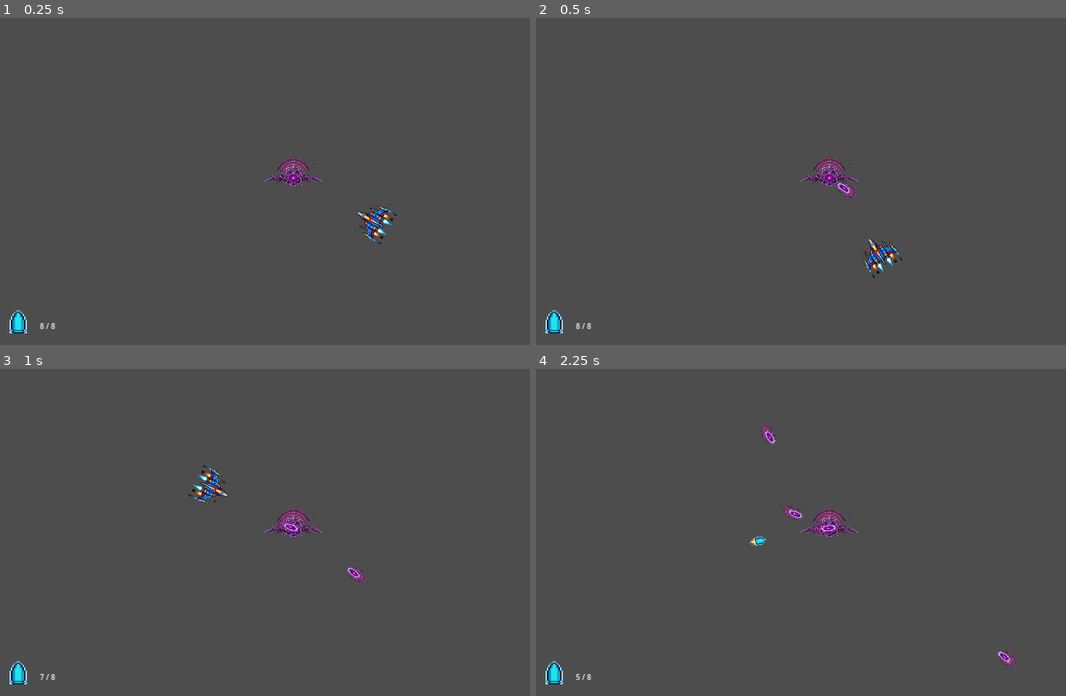
Above: before the commit, frames 1-4 (two rows, left to right).
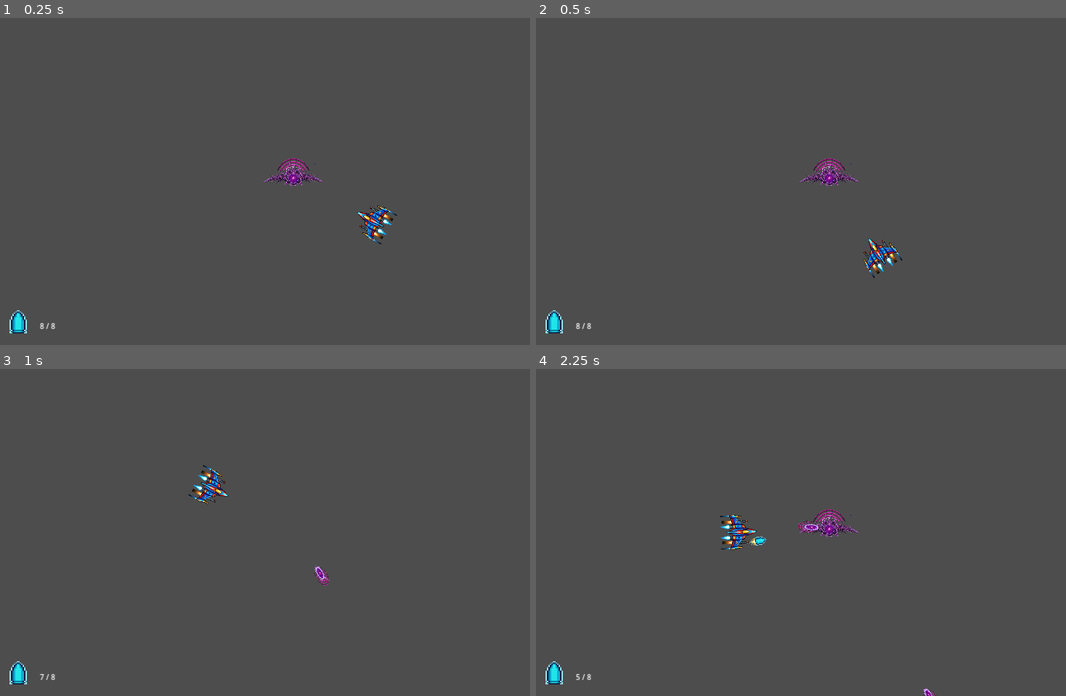
Above: after the commit, the same moments.

Repository: JetJet-13/new_Orbit
Game: Godot game, scene res://main.tscn
Same seed, same stepped clock (60 frames per second), same inputs: the game is played once before the commit and once after it.
Inputs (mouse positions are in pixels of both pictures, inside the frame that each line leads up to):
- Up to frame 1 (0.25 s): no input
- Up to frame 2 (0.5 s): no input
- Up to frame 3 (1 s): move the mouse to (418, 516) at 0.52 s; click (418, 516) at 0.67 s
- Up to frame 4 (2.25 s): move the mouse to (710, 548) at 1.27 s; click (710, 548) at 1.42 s; move the mouse to (885, 460) at 2.02 s; click (885, 460) at 2.17 s

Frame 1 is identical in both runs. In frame 2, less than 0.1% of the frame differs, in the area x 56-61%, y 50-55%; in frame 3, 0.5%; in frame 4, 0.8%, in the area x 34-91%, y 17-100%.

Commit message:
phase_2
added phase 2 sprite
added phase 2 bullets
added phase 2 increase fire rate
added phase 2 sprite change

Diff:
--- a/Enemy_Bullet.gd
+++ b/Enemy_Bullet.gd
@@ -7,6 +7,8 @@
 
 var is_enemy_bullet = true
 var can_be_destroyed_by_bullets = true
+
+@onready var sprite = get_node_or_null("Sprite2D")
 
 func _ready():
 	connect("area_entered", Callable(self, "_on_area_entered"))
@@ -34,3 +36,7 @@
 	# cancel bullets
 	queue_free()
 	area.queue_free()
+
+func set_bullet_texture(new_texture):
+	if sprite:
+		sprite.texture = new_texture
--- a/attack_component.gd
+++ b/attack_component.gd
@@ -5,8 +5,13 @@
 @onready var bullet_scene = preload("res://enemy_bullet.tscn")
 @export var player: Node2D
 
+var normal_bullet_texture = preload("res://Assets/Bullets/DarkBall.png")
+var phase2_bullet_texture = preload("res://Assets/Bullets/ColdIronShot.png")
+
+var current_bullet_texture
 
 func _ready():
+	current_bullet_texture = normal_bullet_texture
 	start_firing()
 
 
@@ -21,9 +26,13 @@
 		return
 
 	var bullet = bullet_scene.instantiate()
+
 	get_tree().current_scene.add_child(bullet)
+
+	bullet.set_bullet_texture(current_bullet_texture)
 
 	bullet.global_position = owner_node.global_position
 
 	var dir = (player.global_position - owner_node.global_position).normalized()
+
 	bullet.direction = dir
--- a/enemy_center.gd
+++ b/enemy_center.gd
@@ -1,17 +1,28 @@
 extends Node2D
 @onready var health = $HealthComponent
-@export var enemy_type := "basic"
+@onready var attack = $AttackComponent
+@onready var visuals = $VisualComponent
+
 @export var fire_rate := 0.4
 
+var phase_two_triggered := false
+
 func _ready():
-	match enemy_type:
-		"basic":
-			fire_rate = 0.5
-
-		"fast":
-			fire_rate = 0.3
 	health.died.connect(die)
 
 func die():
 	print("Enemy died")
 	queue_free()
+
+func _process(delta):
+	if not phase_two_triggered:
+		if health.current_health <= health.max_health / 2:
+			enter_phase_two()
+
+func enter_phase_two():
+	phase_two_triggered = true
+	print("PHASE 2")
+	# 🔥 faster attacks
+	attack.fire_rate = 0.2
+	visuals.set_phase_2()
+	attack.current_bullet_texture = attack.phase2_bullet_texture
--- a/main.gd
+++ b/main.gd
@@ -29,7 +29,7 @@
 func _on_enemy_died():
 	if game_over: return
 	level += 1
-	start_next_level()
+
 	#print("YOU WIN")
 
 func _on_ammo_changed(current, max_ammo):
@@ -39,26 +39,3 @@
 	else:
 		ammo_label.text = " %d / %d" % [current, max_ammo]
 		bullet_icon.visible = true
-
-func start_next_level():
-	var enemy = $EnemyCenter   # your correct node
-
-	# 🔥 reset health
-	var health = enemy.get_node("HealthComponent")
-	health.current_health = health.max_health
-	health.emit_signal("health_changed", health.current_health, health.max_health)
-
-	# 🔥 reset position
-	enemy.global_position = Vector2(500, 300)
-
-	# 🔥 change behavior
-	match level:
-		1:
-			enemy.enemy_type = "basic"
-		2:
-			enemy.enemy_type = "fast"
-
-	# 🔥 APPLY NEW TYPE (IMPORTANT)
-	enemy.apply_enemy_type()
-
-	print("Enemy reset for level:", level)
--- a/main.tscn
+++ b/main.tscn
@@ -9,6 +9,7 @@
 [ext_resource type="Script" path="res://input_component.gd" id="3_7hpys"]
 [ext_resource type="Script" path="res://shoot_component.gd" id="4_ees30"]
 [ext_resource type="Script" path="res://attack_component.gd" id="4_mrdpf"]
+[ext_resource type="Script" path="res://visual_component.gd" id="7_4uie1"]
 [ext_resource type="Script" path="res://hit_box.gd" id="10_8tca8"]
 [ext_resource type="Texture2D" uid="uid://idgct8tfrde5" path="res://Assets/Bullets/Bullet2.png" id="11_2h6ju"]
 
@@ -50,6 +51,7 @@
 [node name="EnemyCenter" type="Node2D" parent="." groups=["enemy_bullet"]]
 position = Vector2(645, 351)
 script = ExtResource("1_btu2p")
+fire_rate = 1.0
 
 [node name="Sprite2D" type="Sprite2D" parent="EnemyCenter"]
 position = Vector2(-1.26362e-05, -10)
@@ -64,7 +66,7 @@
 
 [node name="AttackComponent" type="Node" parent="EnemyCenter" node_paths=PackedStringArray("player")]
 script = ExtResource("4_mrdpf")
-fire_rate = 0.3
+fire_rate = 0.5
 player = NodePath("../../Player")
 
 [node name="HitBox" type="Area2D" parent="EnemyCenter"]
@@ -75,6 +77,9 @@
 [node name="CollisionShape2D" type="CollisionShape2D" parent="EnemyCenter/HitBox"]
 position = Vector2(10, 3)
 shape = SubResource("CapsuleShape2D_2duk7")
+
+[node name="VisualComponent" type="Node" parent="EnemyCenter"]
+script = ExtResource("7_4uie1")
 
 [node name="CanvasLayer" type="CanvasLayer" parent="."]
 
--- /dev/null
+++ b/visual_component.gd
@@ -0,0 +1,14 @@
+extends Node
+
+@onready var sprite = get_parent().get_node("Sprite2D")
+
+var normal_texture = preload("res://Assets/Enemy/DarkWaveShip.png")
+var phase2_texture = preload("res://Assets/Enemy/ColdIron.png")
+
+
+func set_phase_1():
+	sprite.texture = normal_texture
+
+
+func set_phase_2():
+	sprite.texture = phase2_texture
Binary file added: Assets/Bullets/ColdIronShot.png
Not shown, added: Assets/Bullets/ColdIronShot.png.import
Binary file added: Assets/Enemy/ColdIron.png
Not shown, added: Assets/Enemy/ColdIron.png.import
Not shown: 1 places in main.tscn that only renumber resources
